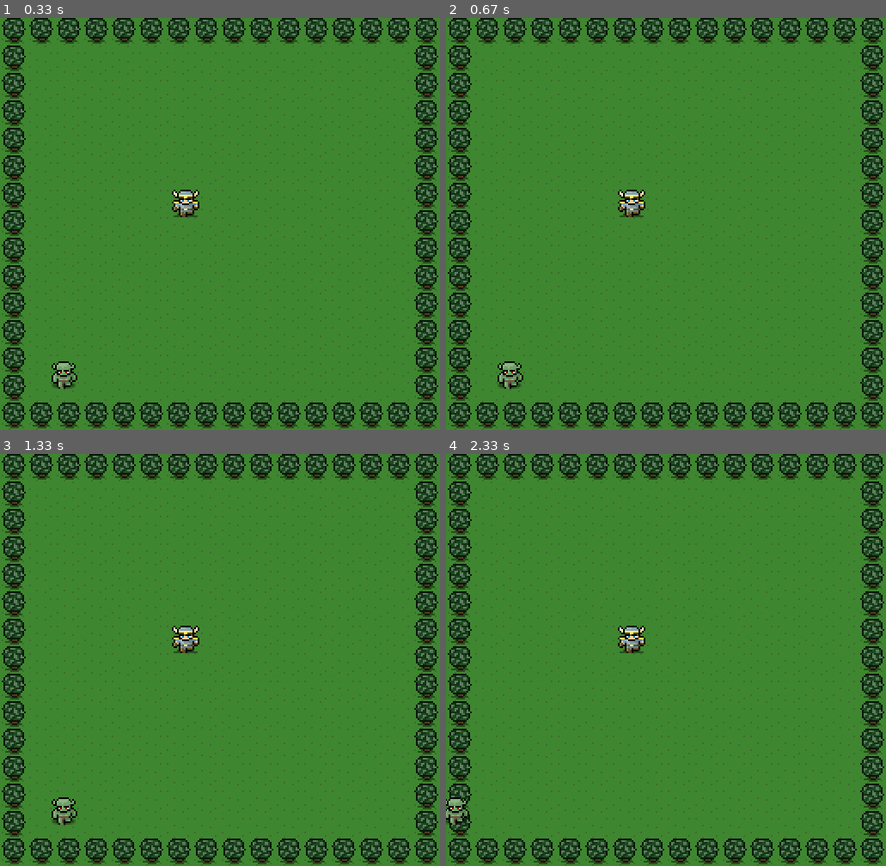
Above: before the commit, frames 1-4 (two rows, left to right).
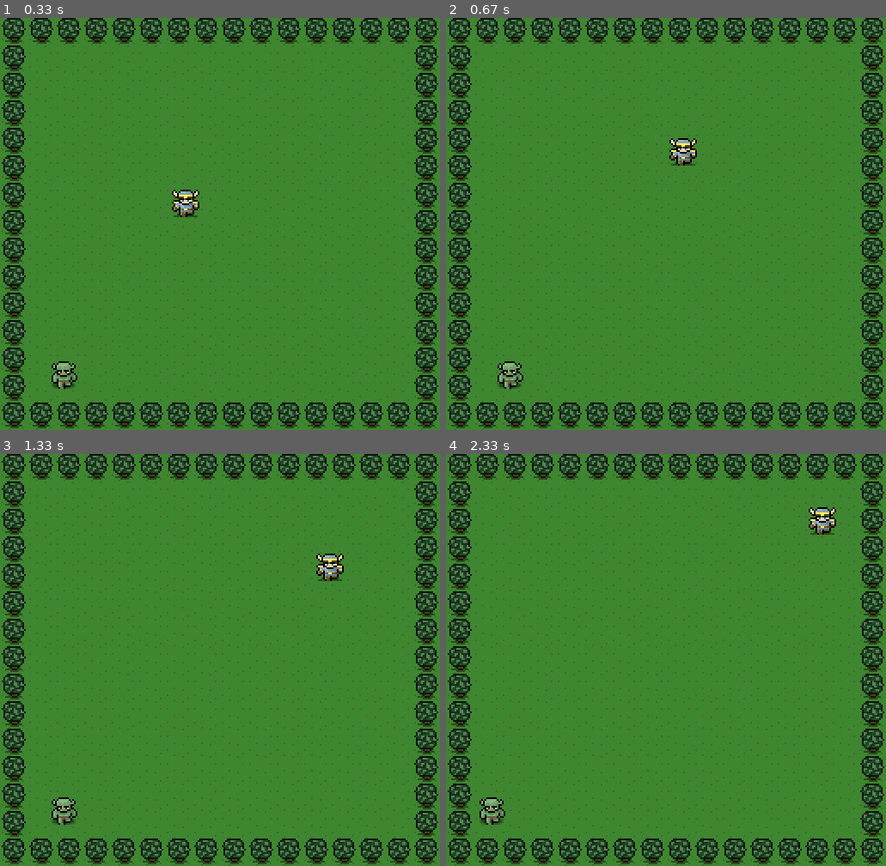
Above: after the commit, the same moments.

Repository: petersonprojects/firstpygame
Game: pygame game, started from mygame.py
The game is run twice, just before and just after one commit, with the same random seed, the same clock (stepped at 60 frames per second) and the same inputs.
Inputs:
- Up to frame 1 (0.33 s): no input
- Up to frame 2 (0.67 s): hold W from 0.33 s (still down); hold Right from 0.33 s (still down)
- Up to frame 3 (1.33 s): release W at 0.8 s; release Right at 0.8 s; hold Right 0.83-1.3 s
- Up to frame 4 (2.33 s): hold W 1.33-1.63 s; hold Right 1.67-2.13 s; hold A from 2.17 s (still down)

Frame 1 is identical in both runs. In frame 2, 0.7% of the frame differs, in the area x 39-58%, y 29-49%; in frame 3, 0.7%; in frame 4, 1.3%, in the area x 0-89%, y 12-90%.

Commit message:
added hero key held movement

Diff:
--- a/mygame.py
+++ b/mygame.py
@@ -1,13 +1,29 @@
 import pygame
 import random
-speed = 3
-
+mSpeed = 1
+gSpeed = 1
+hSpeed = 3
 # class Character():
 #     def __init__(self, x, y):
 #         self.x = x
 #         self.y = y
+class Hero():
+    def __init__(self, startx, starty):
+        self.x = startx
+        self.y = starty
+        self.name = 'hero'
 
+    def moveRight(self):
+        self.x += hSpeed
 
+    def moveLeft(self):
+        self.x -= hSpeed
+
+    def moveUp(self):
+        self.y -= hSpeed
+
+    def moveDown(self):
+        self.y += hSpeed
 
 class Monster():
     def __init__(self,startx,starty):
@@ -16,16 +32,16 @@
         self.name = 'monster'
 
     def moveRight(self):
-        self.x += speed
+        self.x += mSpeed
 
     def moveLeft(self):
-        self.x -= speed
+        self.x -= mSpeed
 
     def moveUp(self):
-        self.y -= speed
+        self.y -= mSpeed
 
     def moveDown(self):
-        self.y += speed
+        self.y += mSpeed
 
     def getWrap(self):
         if(self.x > 512):
@@ -53,15 +69,19 @@
     pygame.display.set_caption('My Game')
 
     #image loading
-    background_image = pygame.image.load('images/background.png').convert_alpha()
-    hero_image = pygame.image.load('images/hero.png').convert_alpha()
+    background_image = pygame.image.load('images/background.png').convert_alpha() #512x480
+    hero_image = pygame.image.load('images/hero.png').convert_alpha() #30x32
     monster_image = pygame.image.load('images/monster.png').convert_alpha() #30x32
 
     clock = pygame.time.Clock()
-    #initialize monster
+    #initialize monster, hero and goblins
     monster = Monster(60, 400)
+    hero = Hero(200,200)
     direction = 0
-
+    pressed_left = False
+    pressed_right = False
+    pressed_up = False
+    pressed_down = False
     stop_game = False
     while not stop_game:
         for event in pygame.event.get():
@@ -70,9 +90,43 @@
             if event.type == pygame.QUIT:
                 stop_game = True
 
+            if event.type == pygame.KEYDOWN:
+                if event.key == pygame.K_UP  or event.key == pygame.K_w:
+                    pressed_up = True
+
+                if event.key == pygame.K_DOWN  or event.key == pygame.K_s:
+                    pressed_down = True
+
+                if event.key == pygame.K_LEFT  or event.key == pygame.K_a:
+                    pressed_left = True
+
+                if event.key == pygame.K_RIGHT  or event.key == pygame.K_d:
+                    pressed_right = True
+
+            elif event.type == pygame.KEYUP:
+                if event.key == pygame.K_UP  or event.key == pygame.K_w:
+                    pressed_up = False
+
+                if event.key == pygame.K_DOWN  or event.key == pygame.K_s:
+                    pressed_down = False
+
+                if event.key == pygame.K_LEFT  or event.key == pygame.K_a:
+                    pressed_left = False
+
+                if event.key == pygame.K_RIGHT  or event.key == pygame.K_d:
+                    pressed_right = False
 
         # Game logic
         # direction changing logic
+
+        if pressed_left:
+            hero.moveLeft()
+        if pressed_right:
+            hero.moveRight()
+        if pressed_up:
+            hero.moveUp()
+        if pressed_down:
+            hero.moveDown()
 
         change_dir -= 1
         if(change_dir <= 0):
@@ -90,12 +144,16 @@
         # screen wrapping logic
         monster.getWrap()
 
+        #keep hero from leaving screen
+        # if(hero.x > (512 - 30 - 30)):
+        #     hero.x = (512 - 30 - 30)
+
 
         # Draw background
         screen.blit(background_image,(0,0))
         # Game display
 
-        screen.blit(hero_image, (200,200))
+        screen.blit(hero_image, (hero.x,hero.y))
         screen.blit(monster_image, (monster.x,monster.y))
         pygame.display.update()
 
